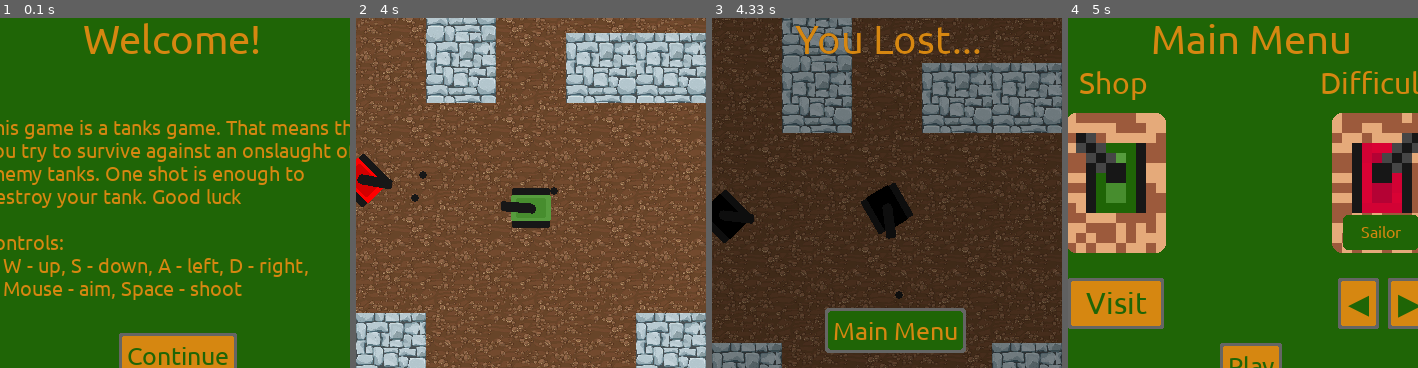
Above: before the commit, frames 1-4 (left to right).
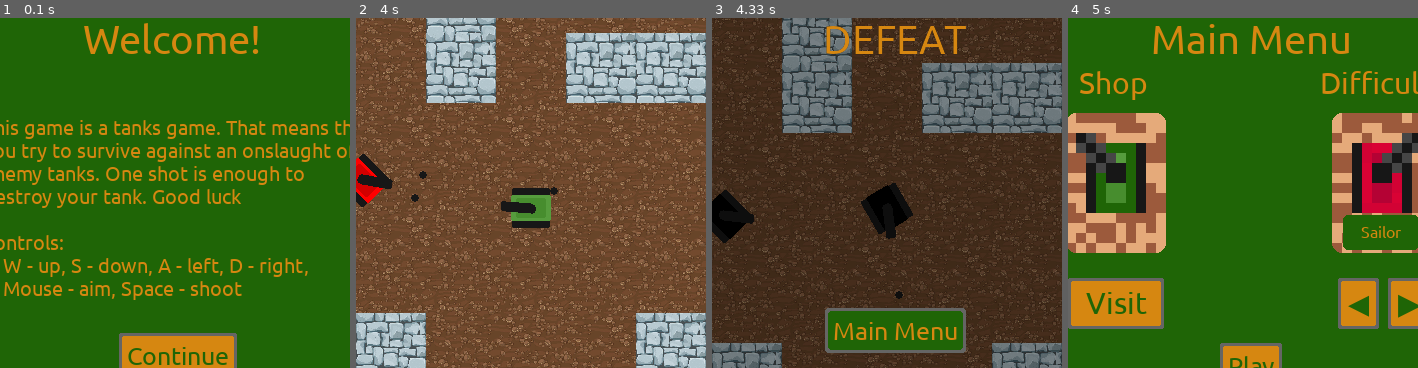
Above: after the commit, the same moments.

Repository: Camleaf/ICS3U
Game: pygame game, started from U3/main.py
Two runs of this game, one before a commit and one after it. Both use one fixed random seed, a clock stepped at 60 frames per second and the inputs below.
Inputs (mouse positions are % of the whole screen's width and height, from its top left):
- Up to frame 1 (0.1 s): no input
- Up to frame 2 (4 s): click (50, 71) at 0.38 s; click (51, 72) at 0.72 s; tap Space at 1, 1.4, 1.7, 1.9, 2.23, 2.53, 2.73, 3.03, 3.3, 3.63, 3.93 s; hold D 1.33-1.8 s; move the mouse to (26, 51) at 1.37 s; hold W 1.83-2.13 s; move the mouse to (19, 35) at 1.87 s; hold D 2.17-2.63 s; move the mouse to (65, 15) at 2.2 s; hold A 2.67-3.2 s; move the mouse to (62, 59) at 2.7 s; hold S 3.23-3.53 s; move the mouse to (52, 16) at 3.27 s; hold A 3.57-3.97 s; move the mouse to (14, 47) at 3.6 s
- Up to frame 3 (4.33 s): hold W from 4 s (still down); move the mouse to (51, 61) at 4.03 s; tap Space at 4.07 s
- Up to frame 4 (5 s): release W at 4.37 s; click (51, 67) at 4.45 s; click (76, 66) at 4.78 s
The pictures show only the part of the screen within x 25-75%, y 23-73%; the shares and areas given below are measured in that part.

Frames 1-2 are identical in both runs. In frame 3, 1.6% of the frame differs, in the area x 23-77%, y 2-11%; in frame 4, nothing differs.

Commit message:
Change some text

Diff:
--- a/U3/utils/menu/frames.py
+++ b/U3/utils/menu/frames.py
@@ -184,7 +184,7 @@
     window.set_font_file(os.path.join(f'{os.getcwd()}','assets','gameFont.ttf'))
 
 
-    label = mu.Label(window, "You WIN!", width=300, text_size=40, text_color=LIGHT_ORANGE, background_alpha=0)
+    label = mu.Label(window, "VICTORY", width=200, text_size=40, text_color=LIGHT_ORANGE, background_alpha=0, text_centre="centre")
     grid.pack(label, row=2, column=3, columnspan=8, ID="StatusLabel")
 
     button = mu.Button(window, "Main Menu", command=menu.restart_game, args=tuple(), width=-1, text_size=25, border_width=3, corner_radius=3, border_color=OFF_GREY, background_color=VERY_DARK_PICKLE_GREEN, text_color=LIGHT_ORANGE)
--- a/U3/utils/menu/main.py
+++ b/U3/utils/menu/main.py
@@ -43,9 +43,9 @@
         self.c.end_game()
         self.switch_frame('endgame')
         if win:
-            self.update_text('You Win!!!!', 'StatusLabel',(0,0,0,100))
+            self.update_text('VICTORY', 'StatusLabel',(0,0,0,100))
         else:
-            self.update_text('You Lost...', 'StatusLabel',(0,0,0,100))
+            self.update_text('DEFEAT', 'StatusLabel',(0,0,0,100))
 
     def update_text(self, text:str, ID:str,bg_color:tuple[int]=(0,0,0,0), update_bg:bool=True):
         self.window.update_stat(ID, text=text)
